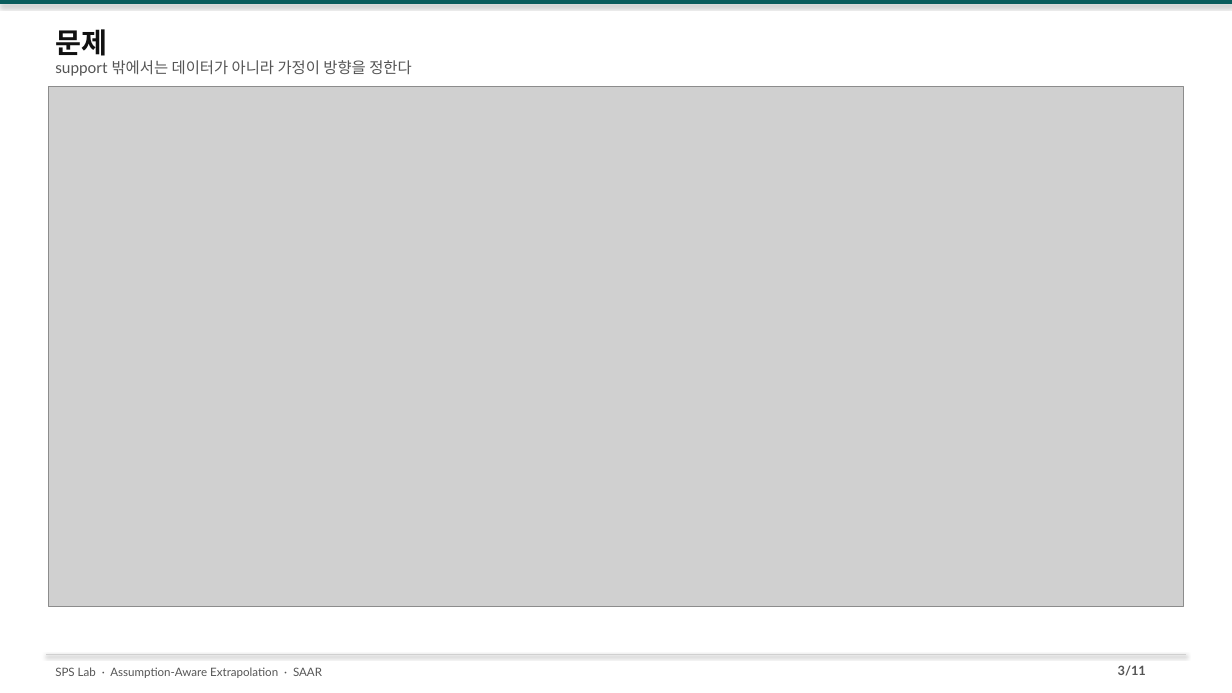
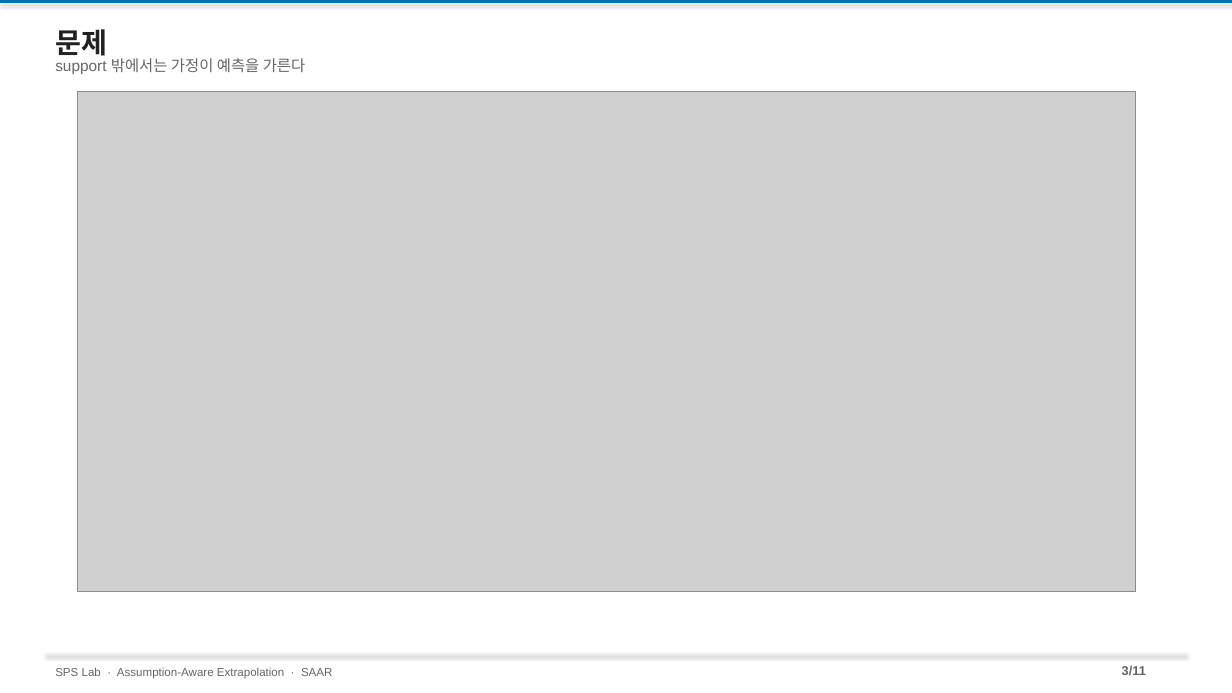
Before and after one commit to amumujs-create/pp_pae_total, a slide deck: slide 3 of output/PP_Research_Detailed_v2.pptx. Drawn at 1232x693 pixels with LibreOffice and Linux fonts; fonts in the diff are those of the drawing; grey boxes stand for pictures. Boxes give left, top, right and bottom in pixels: in the first picture for what was removed or moved away, otherwise in the second. Text is boxed around its words. In the diff, an @@ line names an element or a change of style, - is before the commit and + after.

```diff
--- a/output/PP_Research_Detailed_v2.pptx
+++ b/output/PP_Research_Detailed_v2.pptx
@@ rectangle at (0, 0, 1232, 3): fill #0A5C5C to #0072B2 @@
@@ text "문제" at (55, 29, 107, 56): font Lato to Arial, text colour #111111 to #222222 @@
@@ text at (55, 58, 305, 74): text changed; font Lato to Arial; text colour #555555 to #666666 @@
-support 밖에서는 데이터가 아니라 가정이 방향을 정한다
+support 밖에서는 가정이 예측을 가른다
@@ picture: place and size @@
-picture at (48, 87, 1184, 606)
+picture at (77, 91, 1136, 592)
@@ line (46, 654) - (1186, 654): stroke #D0D0D0 0.75 pt to #E8E8E8 0.75 pt @@
@@ text "3/11" at (1122, 665, 1146, 676): font Lato to Arial, text colour #555555 to #666666 @@
@@ text "SPS Lab · Assumption-Aware Extrapolation ..." at (55, 667, 332, 679): font Lato to Arial, text colour #555555 to #666666 @@
```
Also in this commit, not shown: 10 other slides changed, 17 other files.
